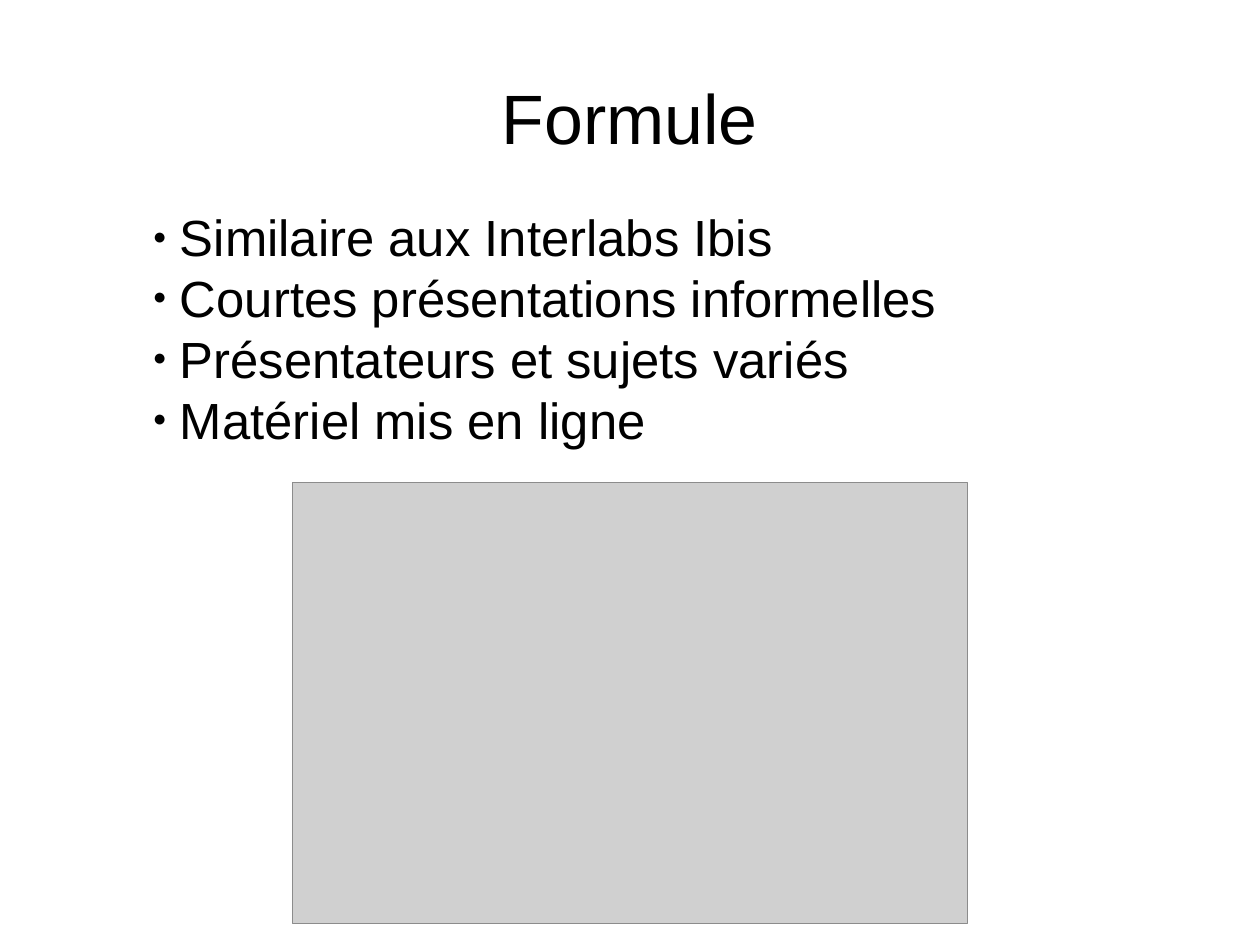
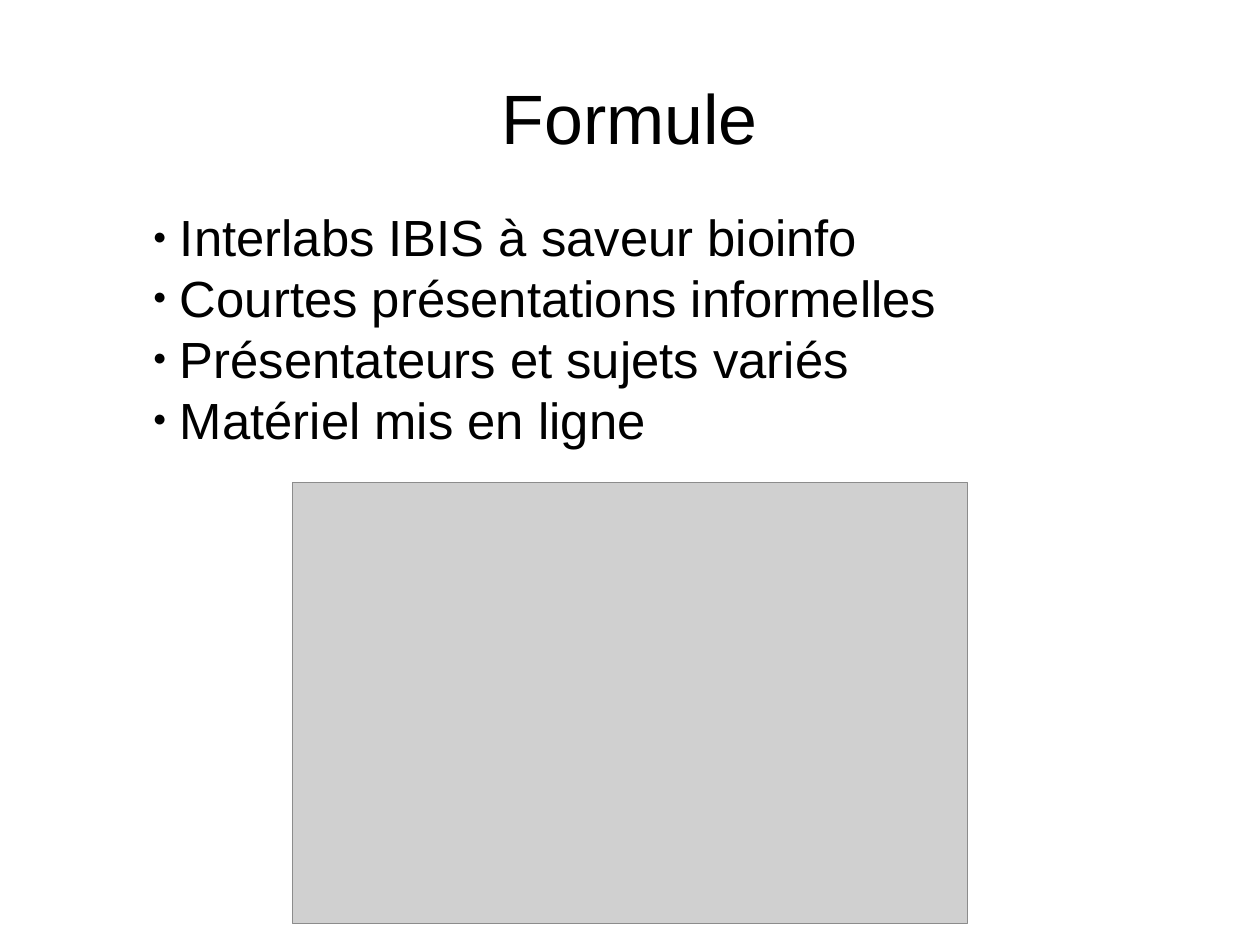
Before and after one commit to enormandeau/club_bioinfo_ibis, a slide deck: slide 3 of 01_presentations/01_presentation_club_interlab_ibis/presentation.odp (slide 4 before the commit). Drawn at 1260x945 pixels with LibreOffice and Linux fonts; fonts in the diff are those of the drawing; grey boxes stand for pictures. Boxes give left, top, right and bottom in pixels: in the first picture for what was removed or moved away, otherwise in the second. Text is boxed around its words. In the diff, an @@ line names an element or a change of style, - is before the commit and + after.

```diff
--- a/01_presentations/01_presentation_club_interlab_ibis/presentation.odp
+++ b/01_presentations/01_presentation_club_interlab_ibis/presentation.odp
@@ subtitle at bbox=[180, 218, 858, 257]: text changed @@
-● Similaire aux Interlabs Ibis
+● Interlabs IBIS à saveur bioinfo
```
Also in this commit, not shown: 6 other slides changed, 2 slides added, 1 slide removed.
